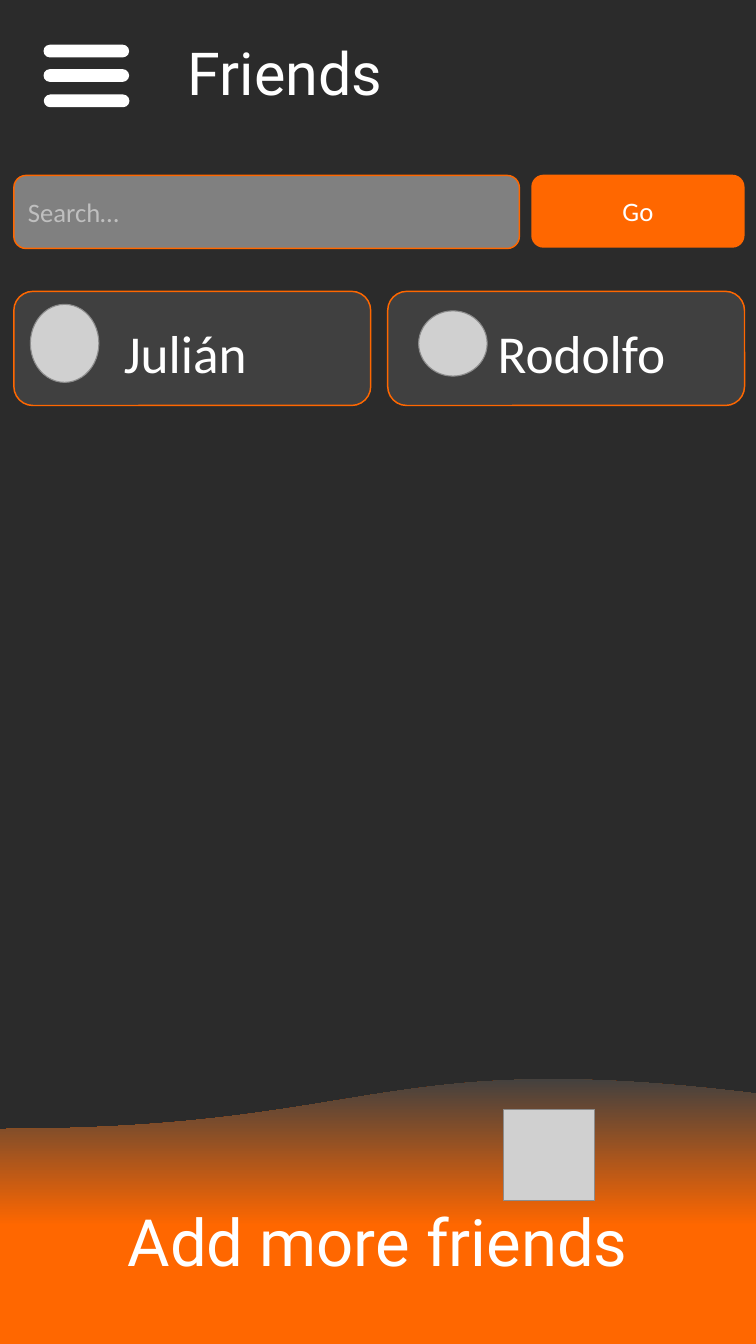
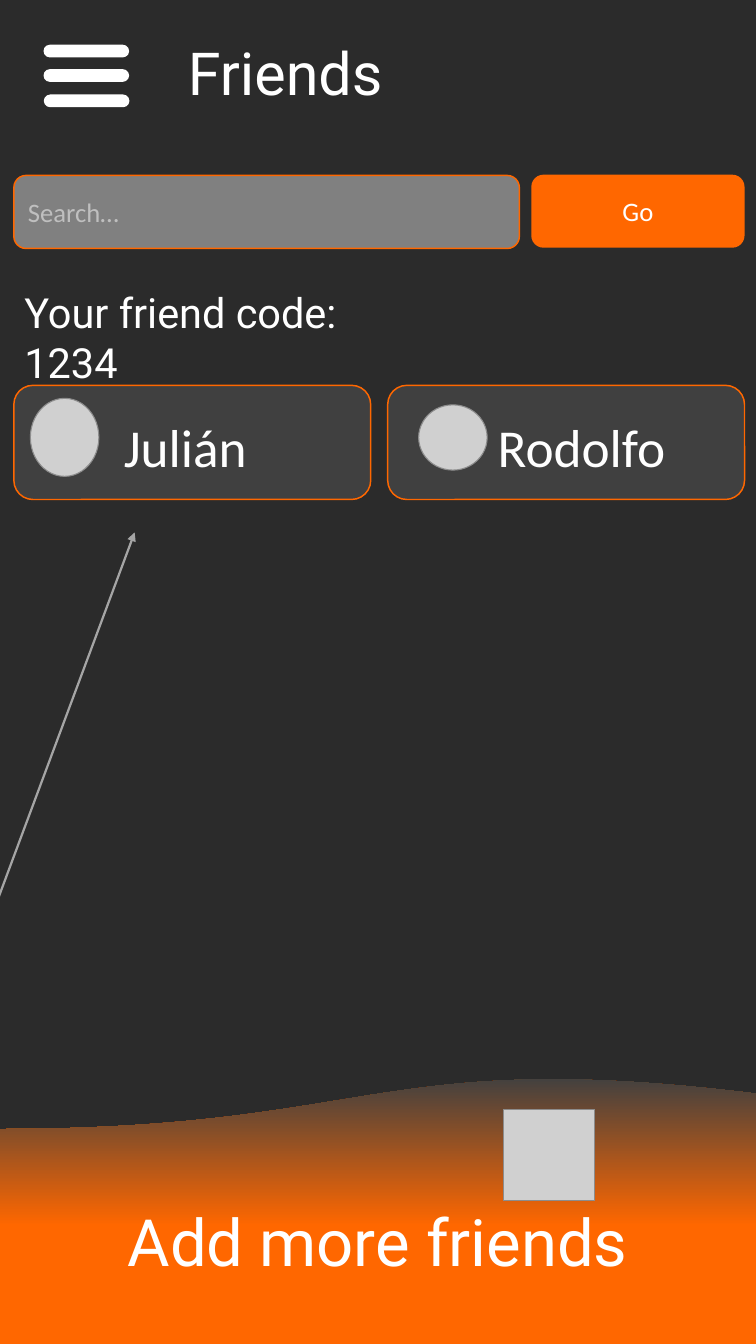
Before and after one commit to OsmarBriones/Challenge, a slide deck: slide 6 of Screens/Screens.pptx. Drawn at 756x1344 pixels with LibreOffice and Linux fonts; fonts in the diff are those of the drawing; grey boxes stand for pictures; background and template pictures are left out; a plain dark background stands for a picture behind light text. Boxes give left, top, right and bottom in pixels: in the first picture for what was removed or moved away, otherwise in the second. Text is boxed around its words. In the diff, an @@ line names an element or a change of style, - is before the commit and + after.

Commit message:
Added the design of the screens of the challenges and friends sections

```diff
--- a/Screens/Screens.pptx
+++ b/Screens/Screens.pptx
@@ rectangle added at [0,0,756,1344], outline #325491 1 pt @@
@@ text added at [24,296,337,389], 28 pt, text #FFFFFF @@
+Your friend code: 1234
@@ 2 pictures, 2 texts, 2 rounded rectangles: place and size @@
-2 pictures, 2 texts, 2 rounded rectangles at [14,291,743,405]
+2 pictures, 2 texts, 2 rounded rectangles at [14,385,743,499]
@@ arrow added from (0, 1329) to (134, 532), #A5A5A5 1.5 pt @@
```
